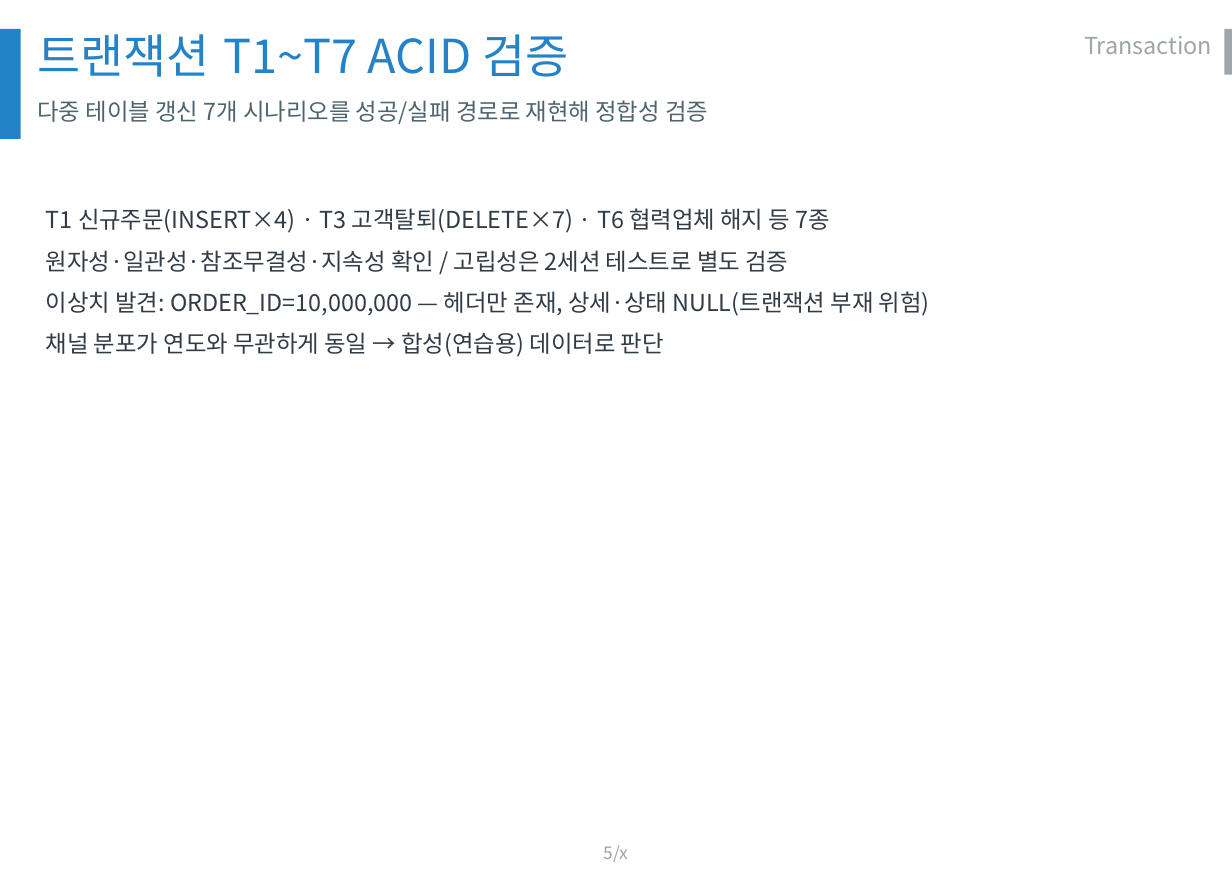
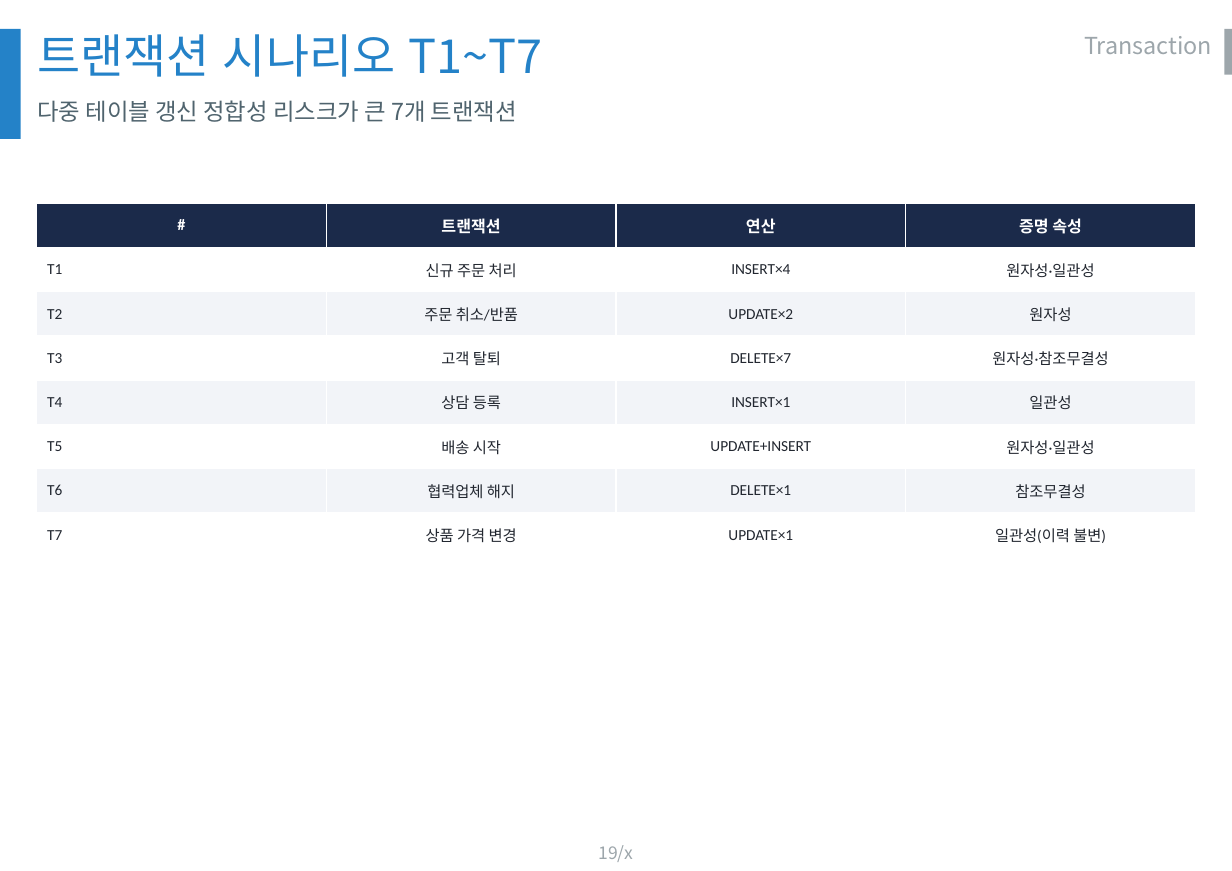
Before and after one commit to olmas70/slides, a slide deck: slide 19 of ppt/BO_DB운영_발표.pptx (slide 5 before the commit). Drawn at 1232x871 pixels with LibreOffice and Linux fonts; fonts in the diff are those of the drawing; background and template pictures are left out. Boxes give left, top, right and bottom in pixels: in the first picture for what was removed or moved away, otherwise in the second. Text is boxed around its words. In the diff, an @@ line names an element or a change of style, - is before the commit and + after.

```diff
--- a/ppt/BO_DB운영_발표.pptx
+++ b/ppt/BO_DB운영_발표.pptx
@@ text at [37, 34, 543, 77]: text changed @@
-트랜잭션 T1~T7 ACID 검증
+트랜잭션 시나리오 T1~T7
@@ text at [37, 100, 517, 122]: text changed @@
-다중 테이블 갱신 7개 시나리오를 성공/실패 경로로 재현해 정합성 검증
+다중 테이블 갱신 정합성 리스크가 큰 7개 트랜잭션
@@ table added at [37, 203, 1196, 558], 8 rows, 4 columns @@
+# | 트랜잭션 | 연산 | 증명 속성
+T1 | 신규 주문 처리 | INSERT×4 | 원자성·일관성
+T2 | 주문 취소/반품 | UPDATE×2 | 원자성
+T3 | 고객 탈퇴 | DELETE×7 | 원자성·참조무결성
+T4 | 상담 등록 | INSERT×1 | 일관성
+T5 | 배송 시작 | UPDATE+INSERT | 원자성·일관성
+T6 | 협력업체 해지 | DELETE×1 | 참조무결성
+T7 | 상품 가격 변경 | UPDATE×1 | 일관성(이력 불변)
@@ text removed at [46, 208, 930, 357] @@
-T1 신규주문(INSERT×4) · T3 고객탈퇴(DELETE×7) · T6 협력업체 해지 등 7종
-원자성·일관성·참조무결성·지속성 확인 / 고립성은 2세션 테스트로 별도 검증
-이상치 발견: ORDER_ID=10,000,000 — 헤더만 존재, 상세·상태 NULL(트랜잭션 부재 위험)
-채널 분포가 연도와 무관하게 동일 → 합성(연습용) 데이터로 판단
@@ page number at [598, 845, 633, 862]: text changed @@
-5/x
+19/x
```
Also in this commit, not shown: 8 other slides changed, 48 slides added.
